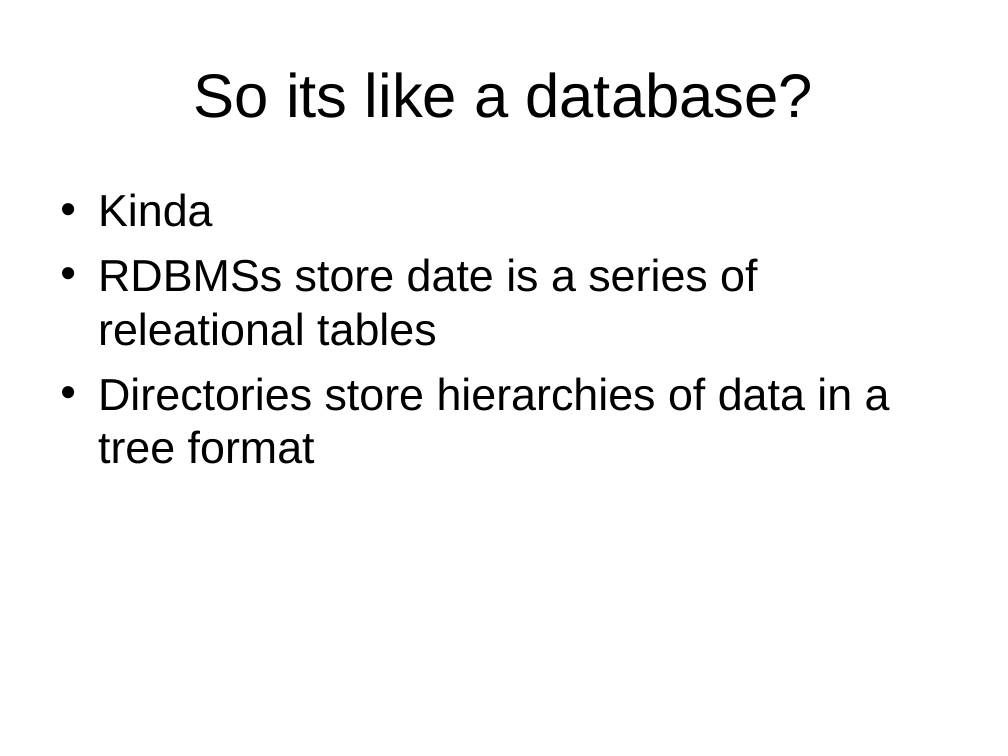
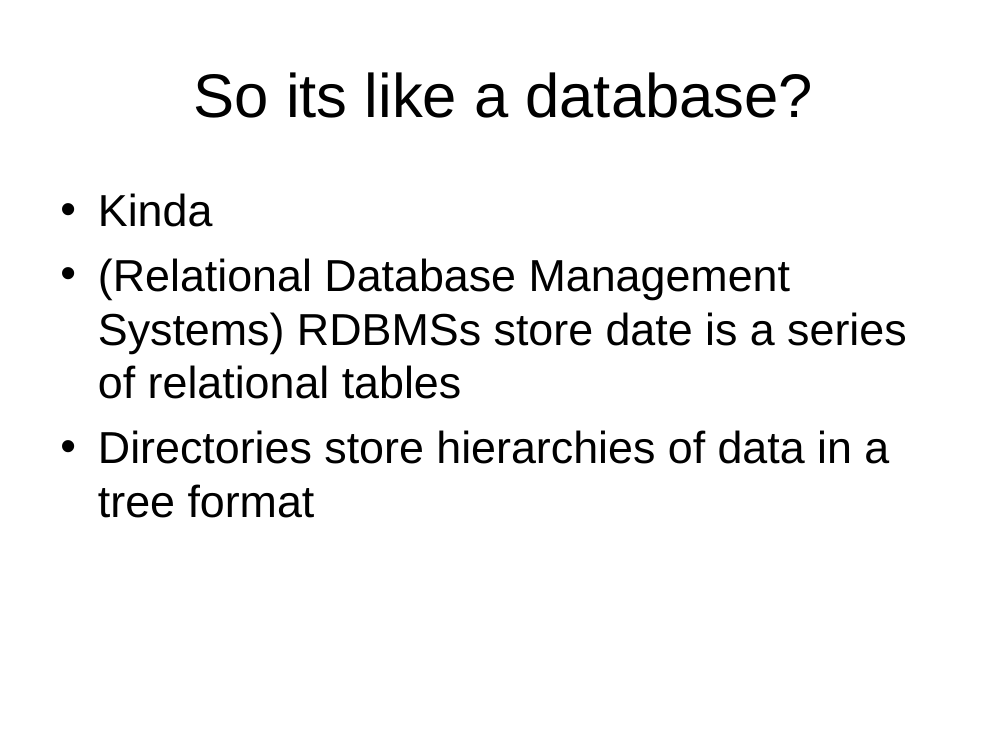
Before and after one commit to LIPHP/LDAP-Talk, a slide deck: slide 5 of Docs/LIPHP-Using LDAP with PHP.ppt (slide 6 before the commit). Drawn at 1008x756 pixels with LibreOffice and Linux fonts; fonts in the diff are those of the drawing. Boxes give left, top, right and bottom in pixels: in the first picture for what was removed or moved away, otherwise in the second. Text is boxed around its words. In the diff, an @@ line names an element or a change of style, - is before the commit and + after.

```diff
--- a/Docs/LIPHP-Using LDAP with PHP.ppt
+++ b/Docs/LIPHP-Using LDAP with PHP.ppt
@@ text at (98, 193, 889, 518): indent changed @@
@@ text at (98, 258, 906, 399): text changed @@
-• RDBMSs store date is a series of releational tables
+• (Relational Database Management Systems) RDBMSs store date is a series of relational tables
```
Also in this commit, not shown: 14 other slides changed, 3 slides added, 2 slides removed.
